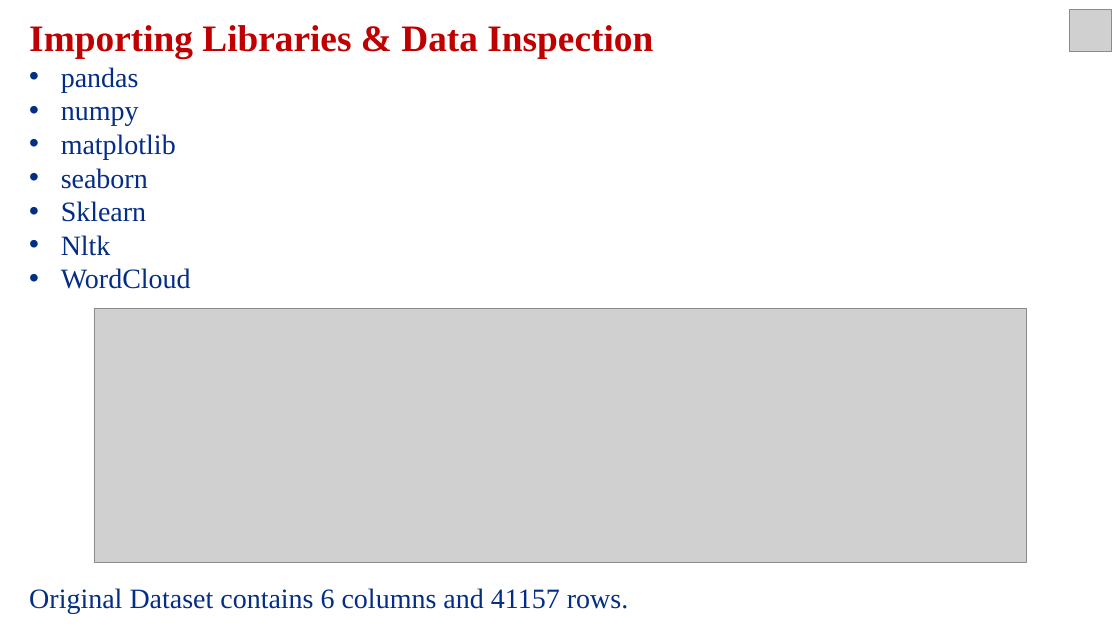
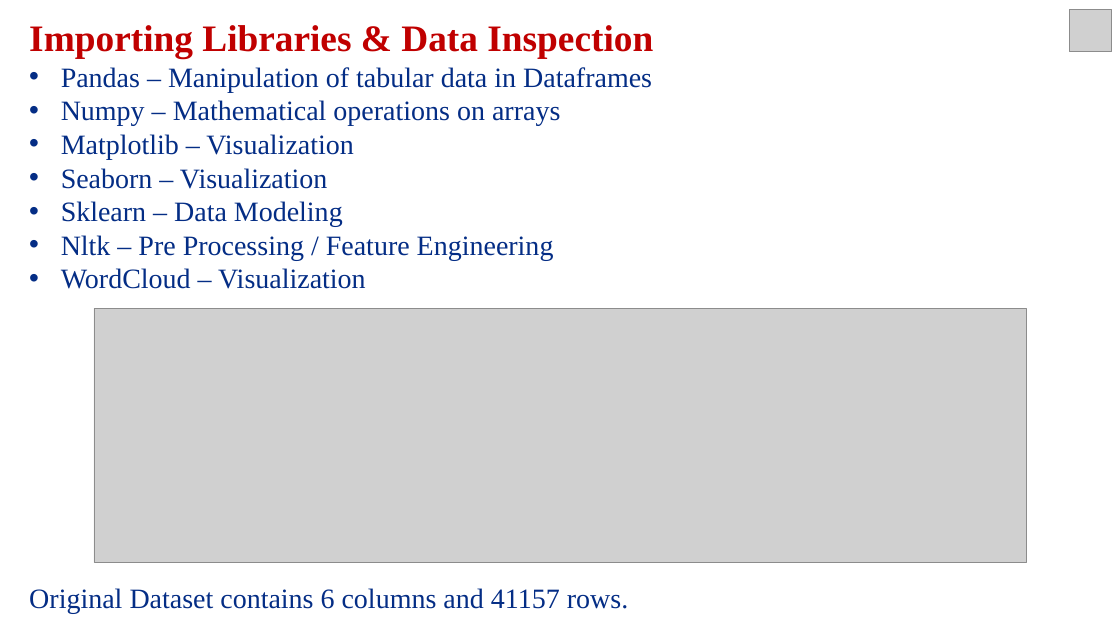
Before and after one commit to varsha-rani-15/Coronavirus-Tweet-Sentiment-Analysis, a slide deck: slide 5 of ML Classification_Presentation.pptx. Drawn at 1120x630 pixels with LibreOffice and Linux fonts; fonts in the diff are those of the drawing; grey boxes stand for pictures. Boxes give left, top, right and bottom in pixels: in the first picture for what was removed or moved away, otherwise in the second. Text is boxed around its words. In the diff, an @@ line names an element or a change of style, - is before the commit and + after.

```diff
--- a/ML Classification_Presentation.pptx
+++ b/ML Classification_Presentation.pptx
@@ text at (x1=61, y1=67, x2=652, y2=289): text changed @@
-• pandas
-• numpy
-• matplotlib
-• seaborn
-• Sklearn
-• Nltk
-• WordCloud
+• Pandas – Manipulation of tabular data in Dataframes
+• Numpy – Mathematical operations on arrays
+• Matplotlib – Visualization
+• Seaborn – Visualization
+• Sklearn – Data Modeling
+• Nltk – Pre Processing / Feature Engineering
+• WordCloud – Visualization
```
Also in this commit, not shown: 14 other slides changed, 2 slides added.
